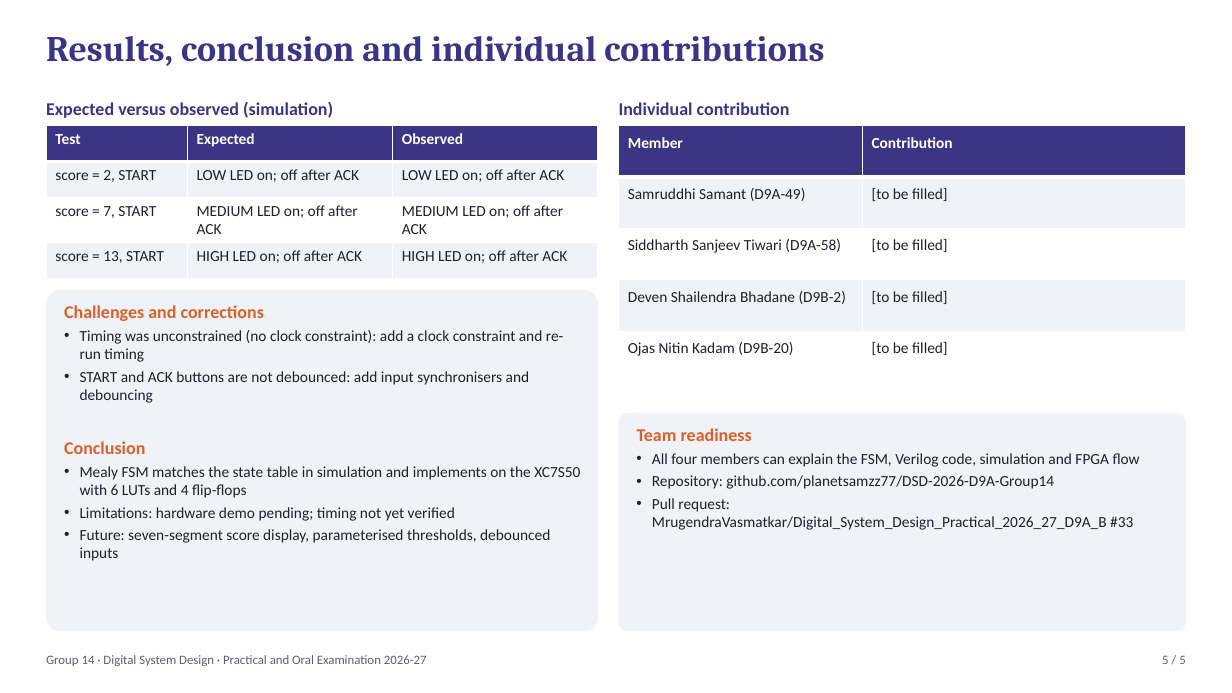
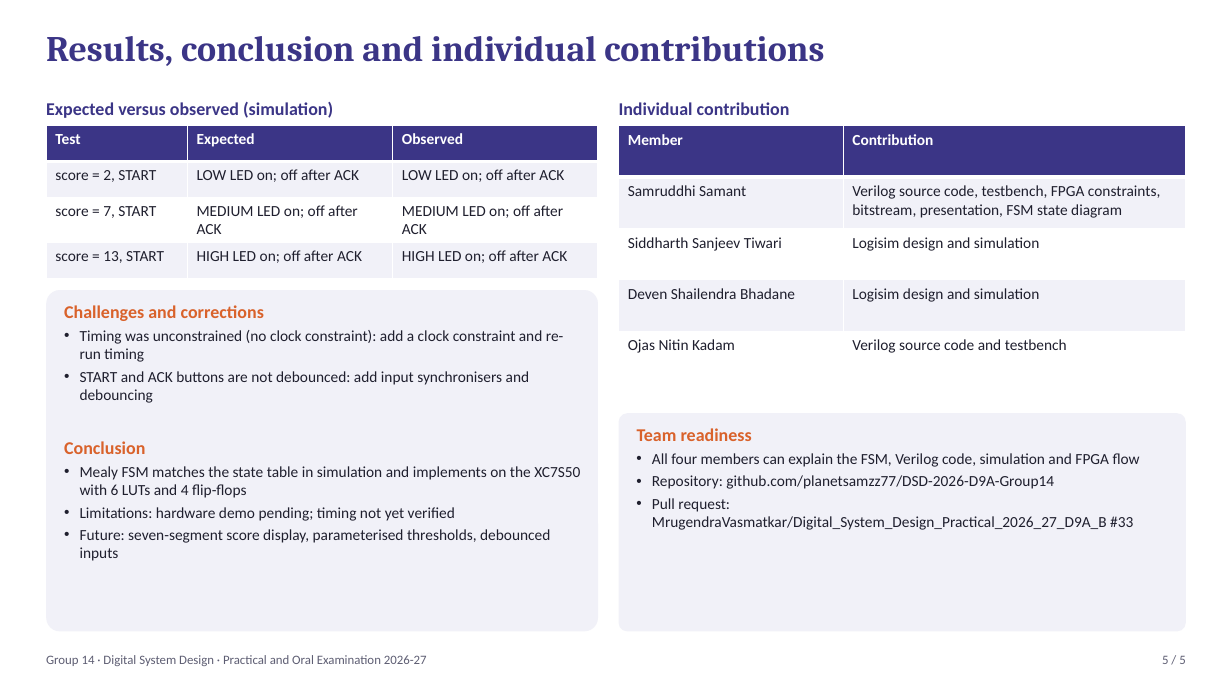
Before and after one commit to MrugendraVasmatkar/Digital_System_Design_Practical_2026_27_D9A_B, a slide deck: slide 5 of Group_Submissions/day1_submission_grp14/06_Presentation/Group14_DSD_Presentation.pptx. Drawn at 1232x693 pixels with LibreOffice and Linux fonts; fonts in the diff are those of the drawing. Boxes give left, top, right and bottom in pixels: in the first picture for what was removed or moved away, otherwise in the second. Text is boxed around its words. In the diff, an @@ line names an element or a change of style, - is before the commit and + after.

```diff
--- a/Group_Submissions/day1_submission_grp14/06_Presentation/Group14_DSD_Presentation.pptx
+++ b/Group_Submissions/day1_submission_grp14/06_Presentation/Group14_DSD_Presentation.pptx
@@ table at <box>618,126,1186,383</box> @@
-row 2, column 1: Samruddhi Samant (D9A-49)
+row 2, column 1: Samruddhi Samant
-row 2, column 2: [to be filled]
+row 2, column 2: Verilog source code, testbench, FPGA constraints, bitstream, presentation, FSM state diagram
-row 3, column 1: Siddharth Sanjeev Tiwari (D9A-58)
+row 3, column 1: Siddharth Sanjeev Tiwari
-row 3, column 2: [to be filled]
+row 3, column 2: Logisim design and simulation
-row 4, column 1: Deven Shailendra Bhadane (D9B-2)
+row 4, column 1: Deven Shailendra Bhadane
-row 4, column 2: [to be filled]
+row 4, column 2: Logisim design and simulation
-row 5, column 1: Ojas Nitin Kadam (D9B-20)
+row 5, column 1: Ojas Nitin Kadam
-row 5, column 2: [to be filled]
+row 5, column 2: Verilog source code and testbench
```
Also in this commit, not shown: 3 other files.
